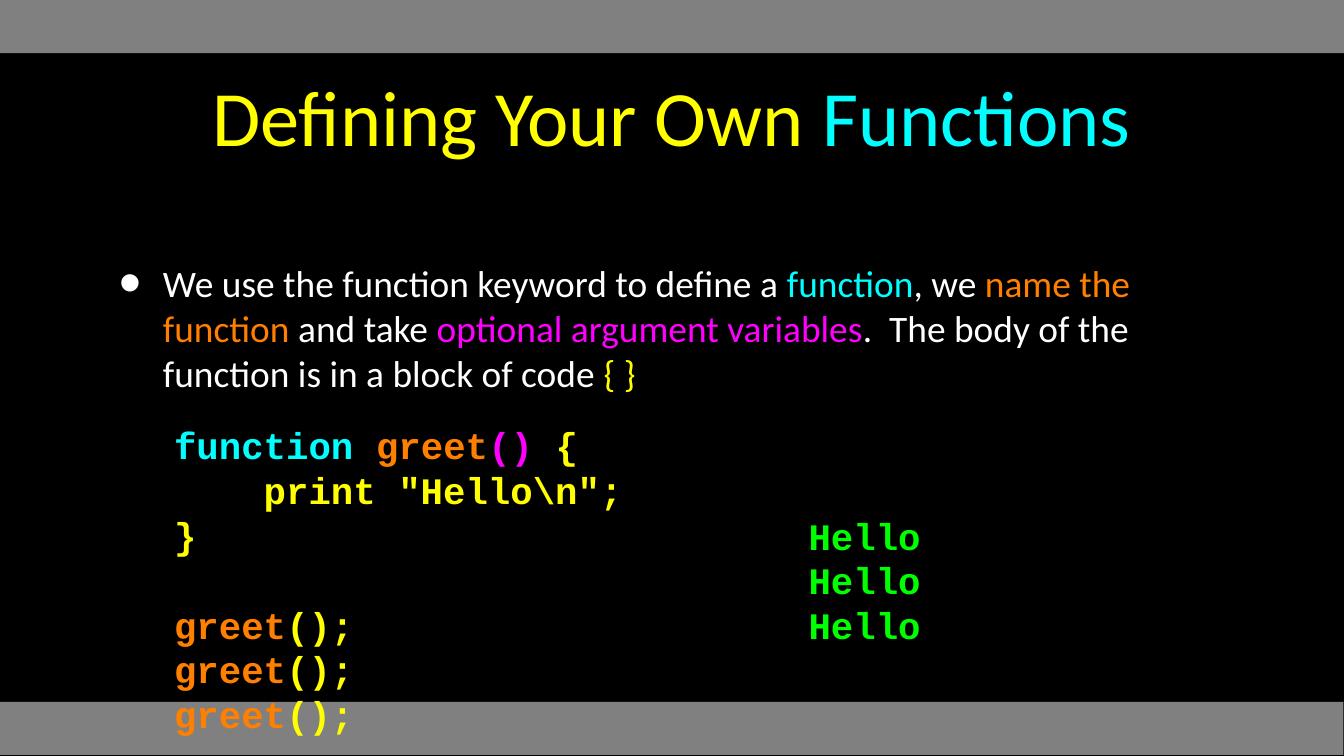
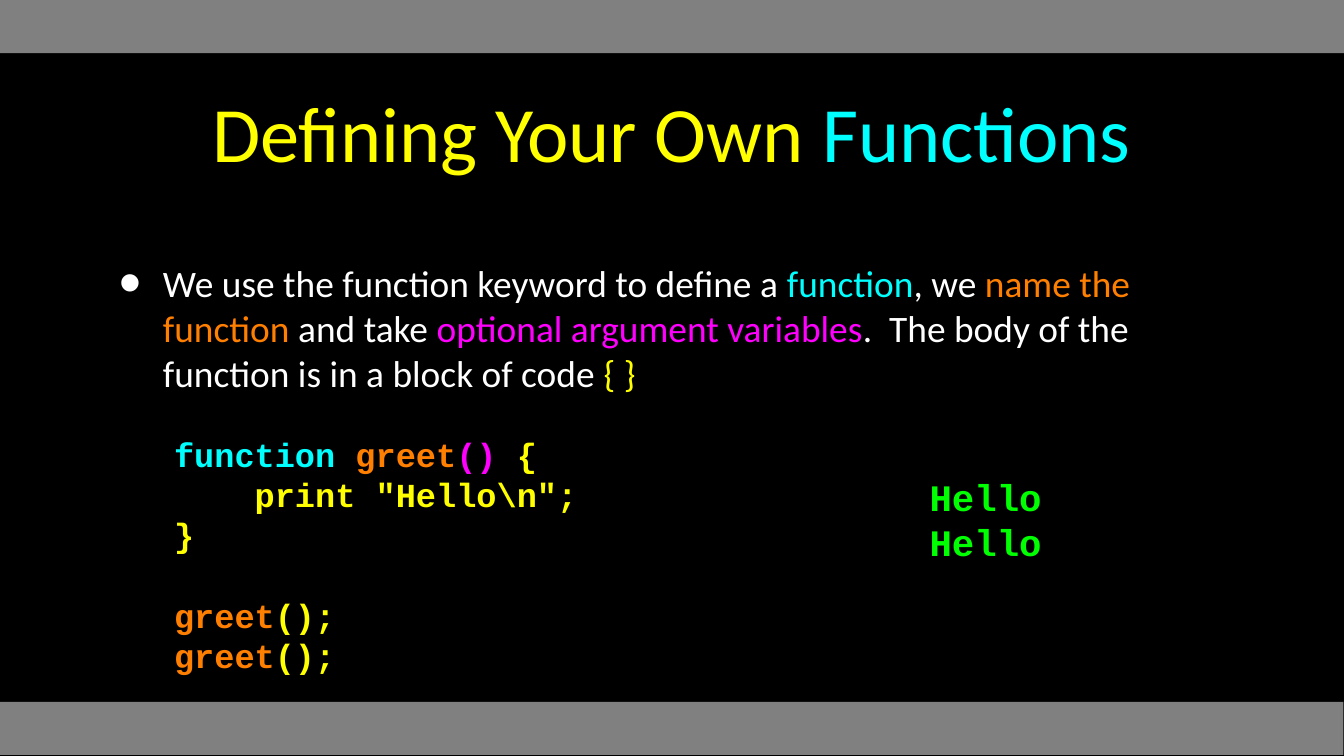
Before and after one commit to csev/wa4e, a slide deck: slide 11 of lectures/PHP-05-Functions.ppt (slide 8 before the commit). Drawn at 1344x756 pixels with LibreOffice and Linux fonts; fonts in the diff are those of the drawing. Boxes give left, top, right and bottom in pixels: in the first picture for what was removed or moved away, otherwise in the second. Text is boxed around its words. In the diff, an @@ line names an element or a change of style, - is before the commit and + after.

```diff
--- a/lectures/PHP-05-Functions.ppt
+++ b/lectures/PHP-05-Functions.ppt
@@ title "Defining Your Own Functions": place and size @@
-title "Defining Your Own Functions" at (212,91,1130,160)
+title "Defining Your Own Functions" at (212,107,1130,176)
@@ text "function greet() {" at (174,442,578,675): size 20 to 18 pt @@
@@ text "Hello": place and size @@
-text "Hello" at (809,523,921,640)
+text "Hello" at (930,484,1042,557)
@@ text at (809,613,921,640): paragraph removed @@
-Hello
@@ text at (174,702,353,736): paragraph removed @@
-greet();
```
Also in this commit, not shown: 20 other slides changed, 4 slides added, 1 slide removed, 3 other files.
